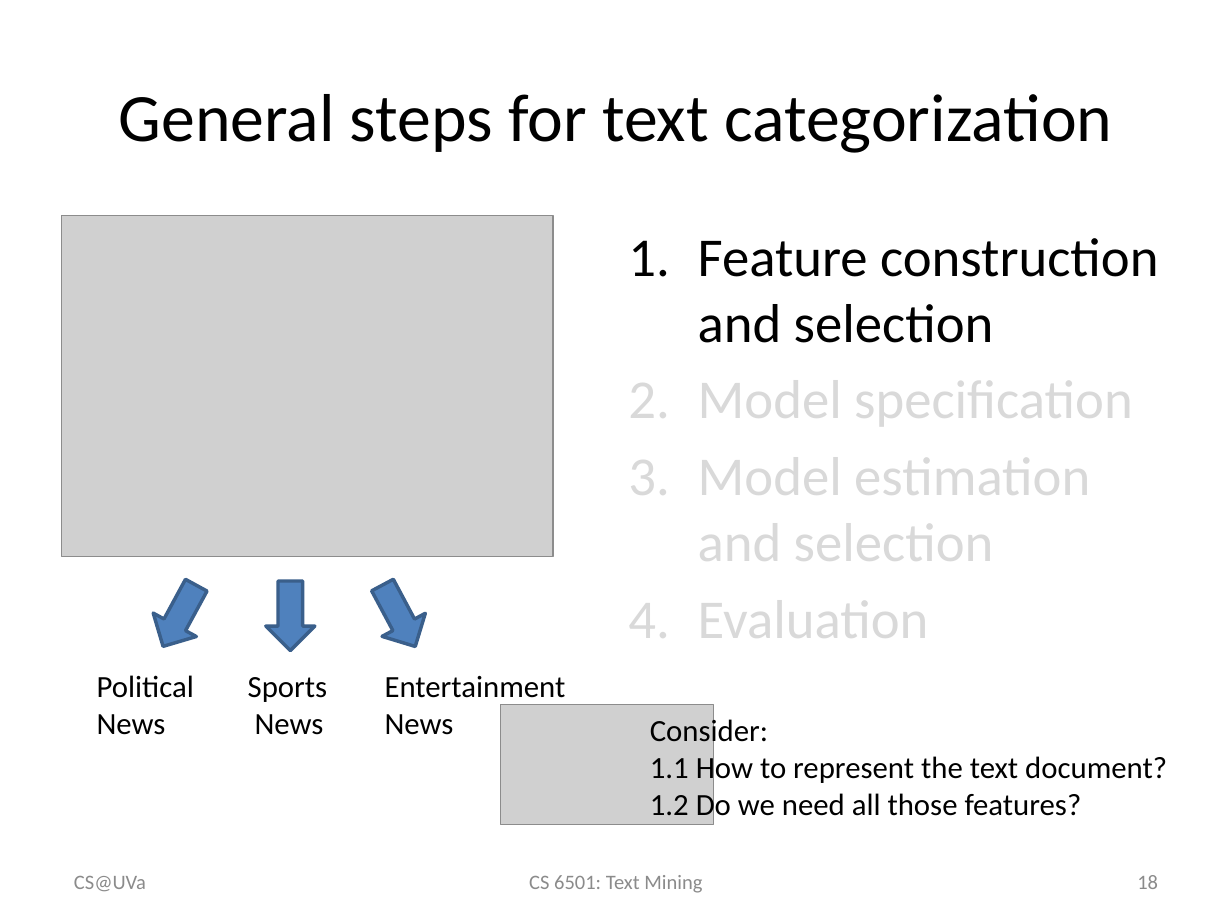
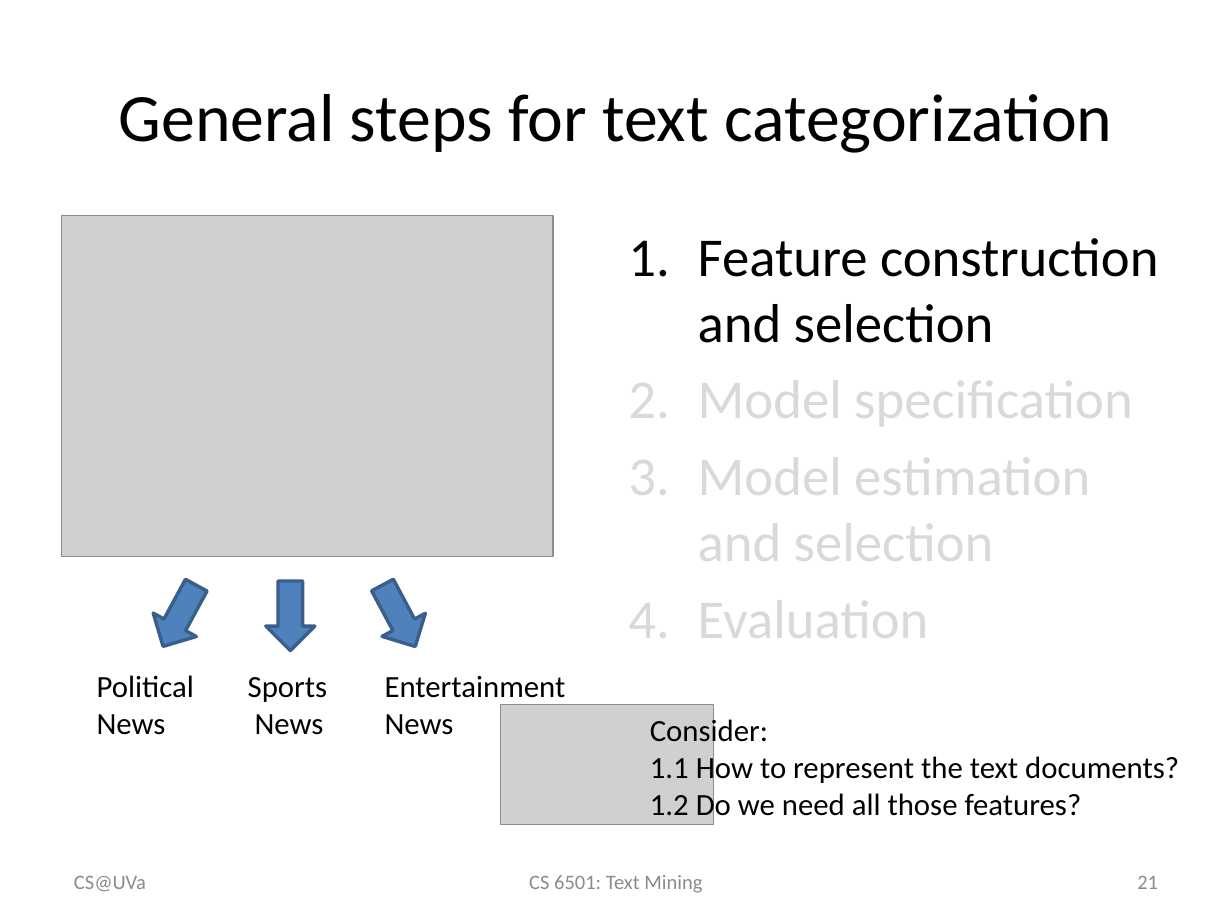
Before and after one commit to wang296/CS6501-Text-Mining, a slide deck: slide 21 of docs/TextCategorization.pptx (slide 18 before the commit). Drawn at 1232x924 pixels with LibreOffice and Linux fonts; fonts in the diff are those of the drawing; grey boxes stand for pictures. Boxes give left, top, right and bottom in pixels: in the first picture for what was removed or moved away, otherwise in the second. Text is boxed around its words. In the diff, an @@ line names an element or a change of style, - is before the commit and + after.

```diff
--- a/docs/TextCategorization.pptx
+++ b/docs/TextCategorization.pptx
@@ text at [650,752,1179,786]: text changed @@
-1.1 How to represent the text document?
+1.1 How to represent the text documents?
@@ page number at [1137,876,1158,889]: text changed @@
-18
+21
```
Also in this commit, not shown: 9 other slides changed, 3 slides added, 3 other files.
